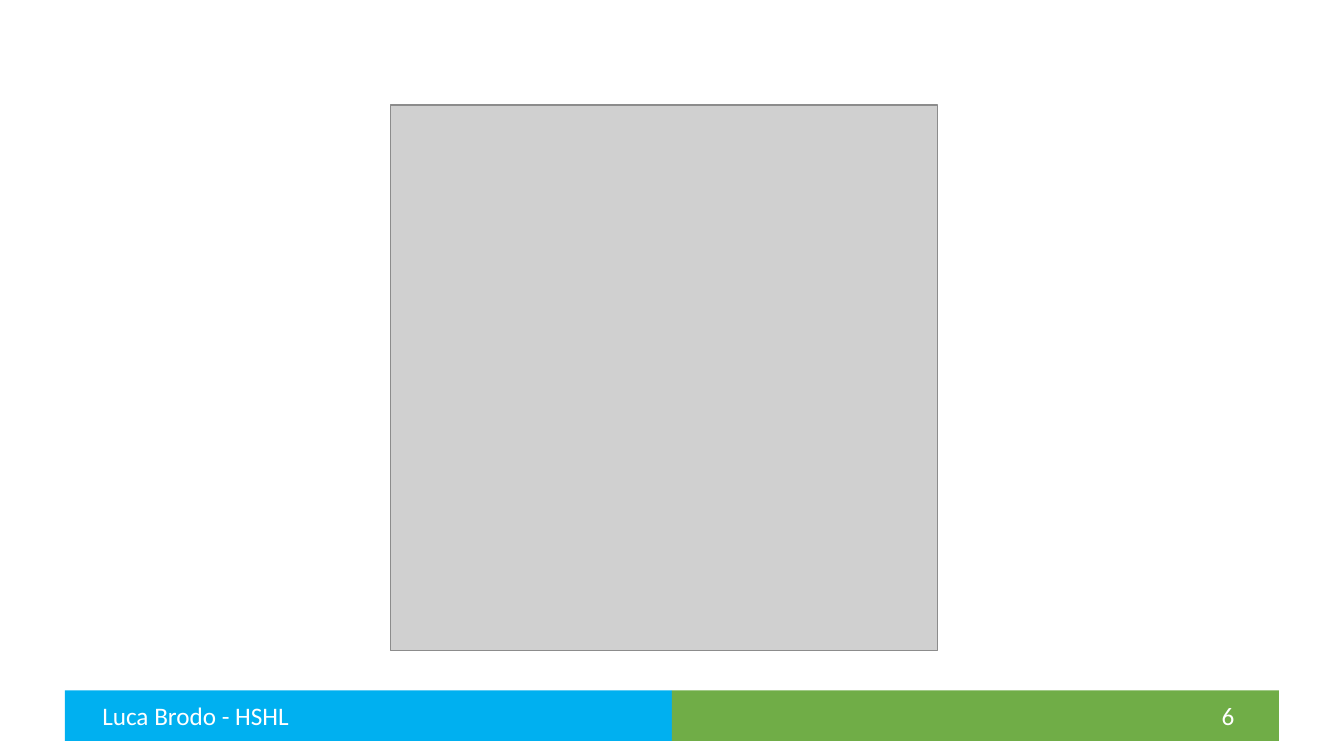
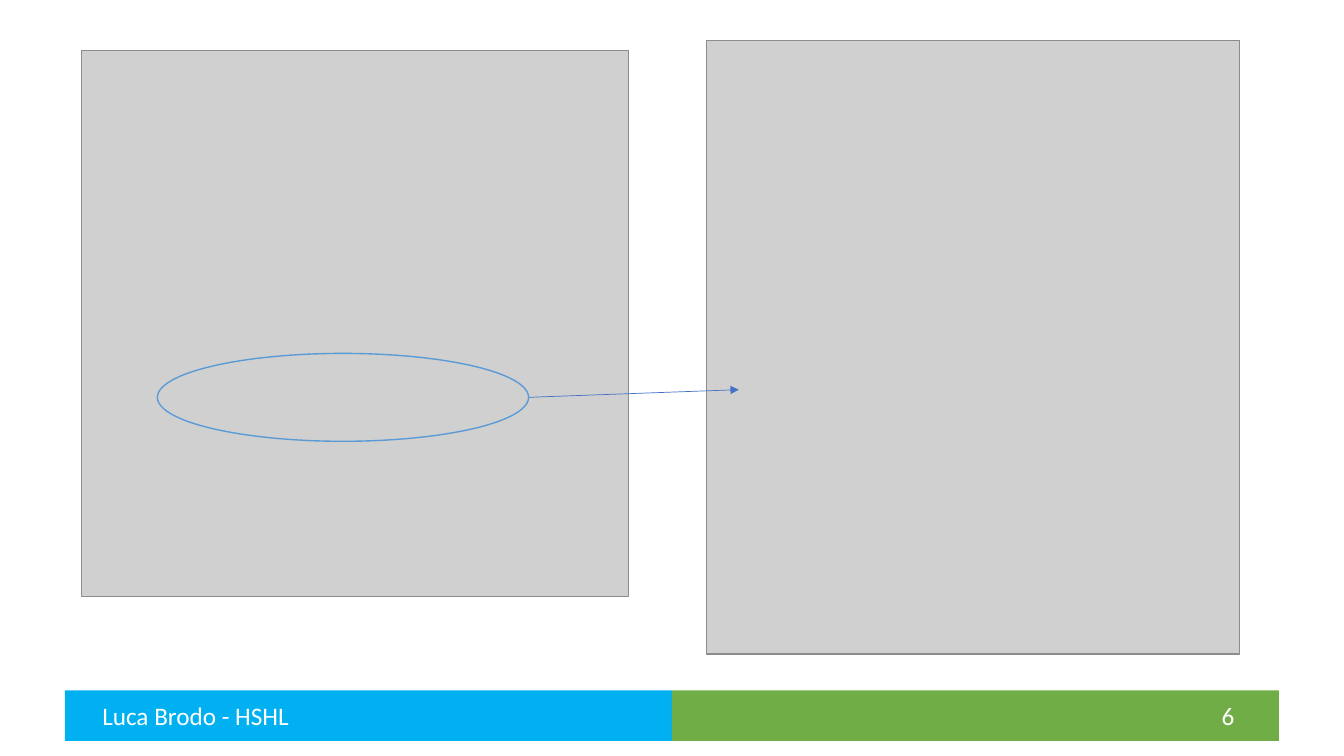
Before and after one commit to brodoluca/FinalThesisHSHL, a slide deck: slide 6 of Presentation/Final Presentation.pptx. Drawn at 1344x756 pixels with LibreOffice and Linux fonts; fonts in the diff are those of the drawing; grey boxes stand for pictures. Boxes give left, top, right and bottom in pixels: in the first picture for what was removed or moved away, otherwise in the second. Text is boxed around its words. In the diff, an @@ line names an element or a change of style, - is before the commit and + after.

```diff
--- a/Presentation/Final Presentation.pptx
+++ b/Presentation/Final Presentation.pptx
@@ picture: place and size @@
-picture at box(390, 105, 938, 651)
+picture at box(82, 50, 629, 597)
@@ picture added at box(707, 40, 1240, 654) @@
@@ ellipse added at box(157, 354, 528, 442), outline #5B9BD5 1 pt @@
@@ arrow added from (528, 397) to (739, 390), #4472C4 0.5 pt @@
```
Also in this commit, not shown: 3 slides added, 1 slide removed, 2 other files.
